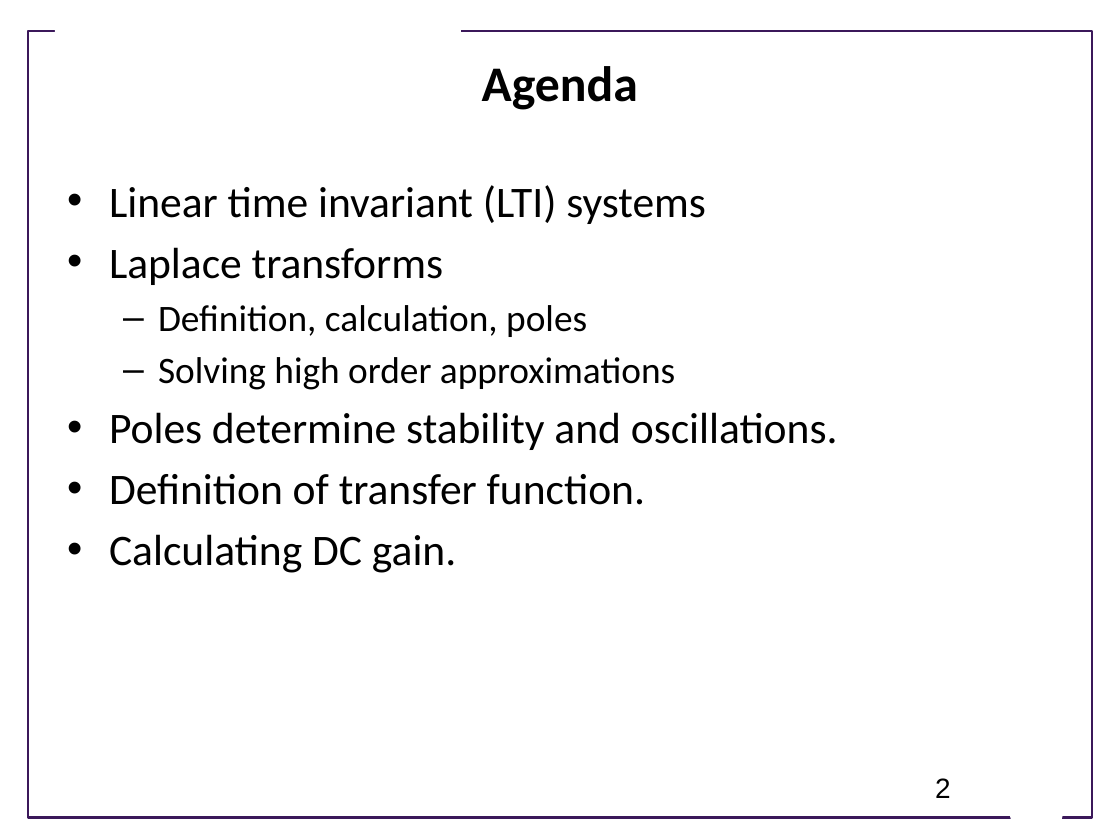
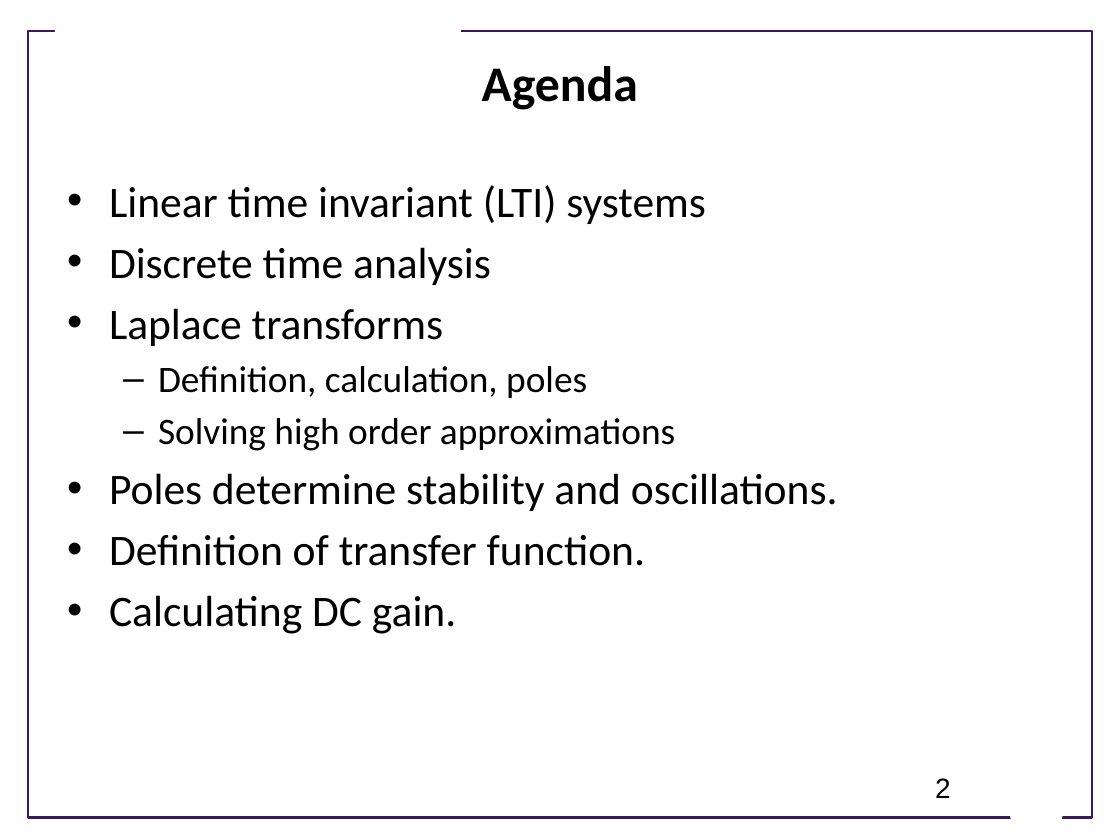
Before and after one commit to joseph-hellerstein/advanced-controls-lectures, a slide deck: slide 2 of lectures/lecture_09-linear_time_invariant_systems/linear_time_invariant_systems.pptx. Drawn at 1120x840 pixels with LibreOffice and Linux fonts; fonts in the diff are those of the drawing; background and template pictures are left out. Boxes give left, top, right and bottom in pixels: in the first picture for what was removed or moved away, otherwise in the second. Text is boxed around its words. In the diff, an @@ line names an element or a change of style, - is before the commit and + after.

```diff
--- a/lectures/lecture_09-linear_time_invariant_systems/linear_time_invariant_systems.pptx
+++ b/lectures/lecture_09-linear_time_invariant_systems/linear_time_invariant_systems.pptx
@@ text at bbox=[109, 247, 491, 285]: paragraph added @@
+• Discrete time analysis
```
Also in this commit, not shown: 10 other slides changed, 1 slide added, 1 slide removed, 1 other file.
